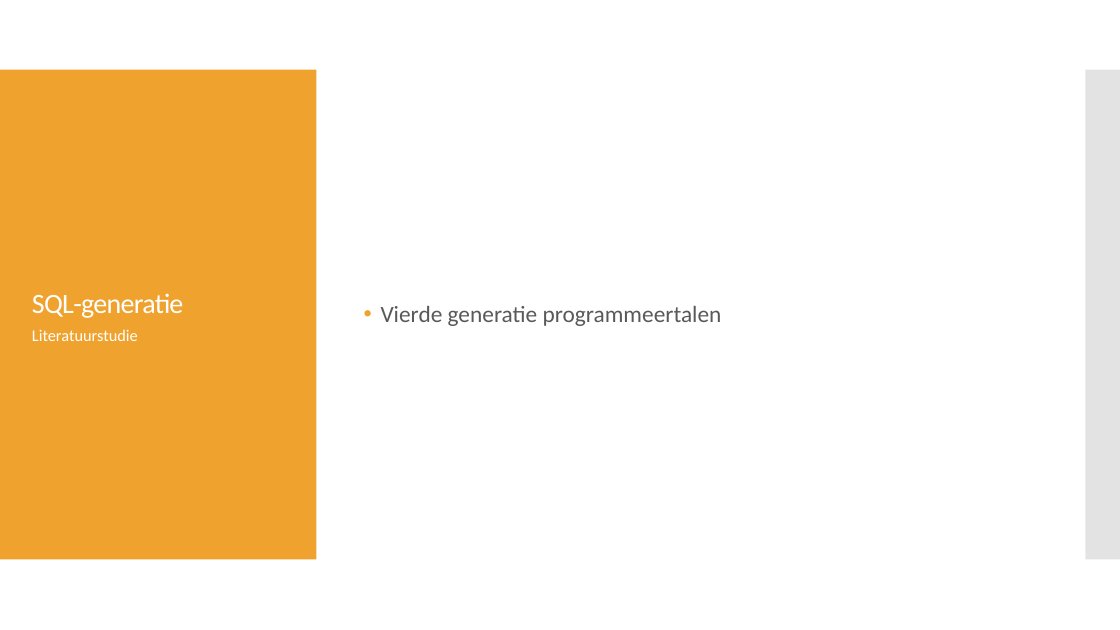
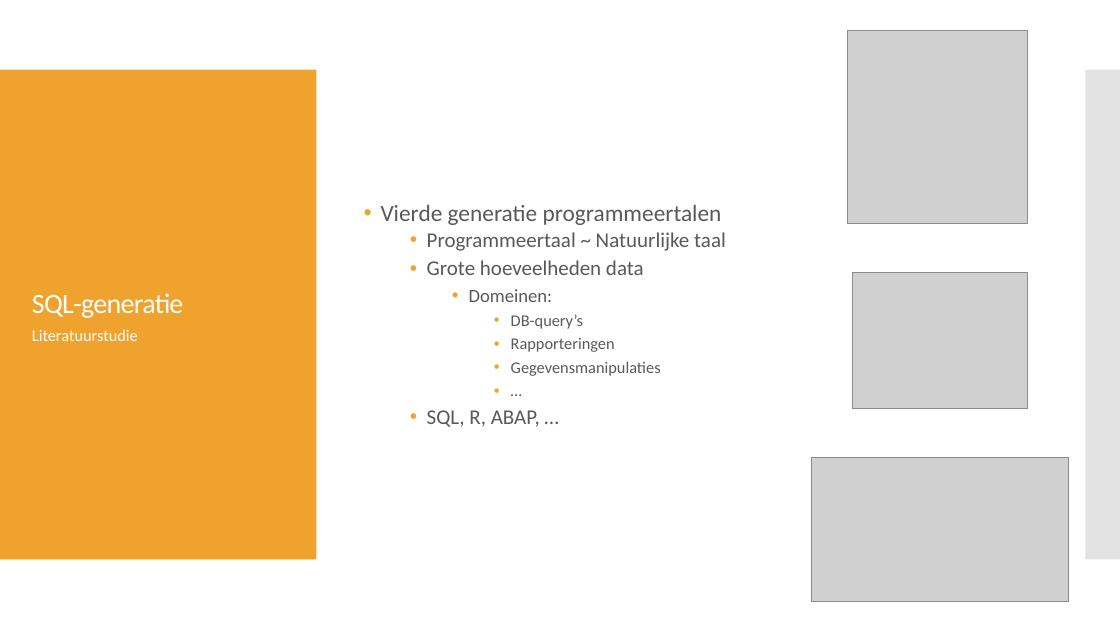
Before and after one commit to PrebenLeroy/bachelorproef, a slide deck: slide 10 of BP verdediging.pptx. Drawn at 1120x630 pixels with LibreOffice and Linux fonts; fonts in the diff are those of the drawing; grey boxes stand for pictures. Boxes give left, top, right and bottom in pixels: in the first picture for what was removed or moved away, otherwise in the second. Text is boxed around its words. In the diff, an @@ line names an element or a change of style, - is before the commit and + after.

```diff
--- a/BP verdediging.pptx
+++ b/BP verdediging.pptx
@@ picture added at [848,31,1028,223] @@
@@ text at [427,232,726,427]: paragraphs added @@
+  • Programmeertaal ~ Natuurlijke taal
+  • Grote hoeveelheden data
+    • Domeinen:
+      • DB-query’s
+      • Rapporteringen
+      • Gegevensmanipulaties
+      • …
+  • SQL, R, ABAP, …
@@ picture added at [853,272,1028,408] @@
@@ picture added at [812,457,1068,602] @@
```
Also in this commit, not shown: 9 other slides changed, 4 slides added, 1 slide removed.
